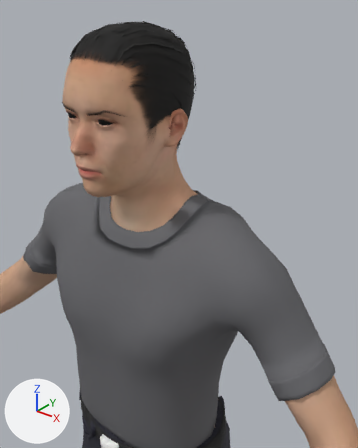
The glTF model src/client/models/person-buzz.glb as it was, and as the next commit left it.
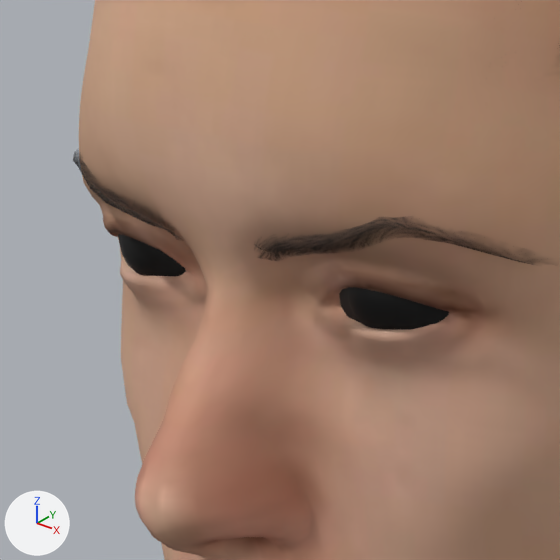
There are two pictures of each version: one from a 50 mm lens placed at (0.541, -0.618, 1.969), pointed at (0.14, -0.116, 1.658), one close up on the part from 14% to 36% of the width and 18% to 35% of the height. Every picture has the same lights, and +X, +Y and +Z are marked at lower left. The first two pictures are the older version. Vertices at exactly the same position are counted once.

Objects in the first close-up: 'buzz.body', 'buzz.eyebrow003', 'buzz.high-poly'.
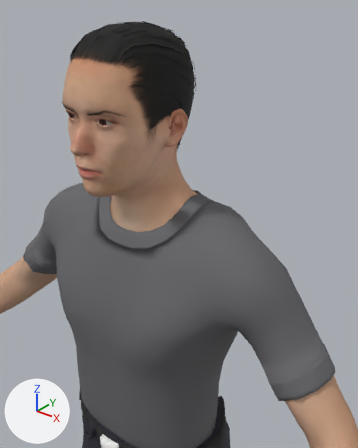
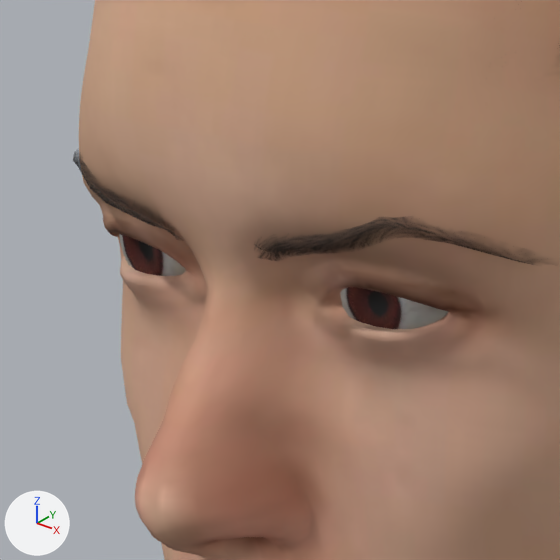
Where the change shows, as pixel boxes (x1, y1, x2, y2) in the close-ups (560 x 560 px):
'buzz.high-poly', reshaped
    before: (118, 234, 449, 330)
    after: (119, 234, 448, 329)
part 1 of me_high_poly, deleted
    before: (339, 287, 449, 330)
part 2 of me_high_poly, deleted
    before: (118, 234, 186, 276)

The change, as a diff of the scene's bpy script:
```diff
--- a/src/client/models/person-buzz.glb.py
+++ b/src/client/models/person-buzz.glb.py
@@ me_high_poly @@
 # used by ob_buzz_high_poly; location = (0.0, 0.0, 0.0165)
-me_high_poly.from_pydata(...)  # 1064 vertices, 2040 faces; spans x -0.0486..0.0486, y -0.1549..-0.1282, z 1.7651..1.7974
+me_high_poly.from_pydata(...)  # 552 vertices, 1060 faces; spans x -0.0481..0.0481, y -0.1526..-0.1284, z 1.7656..1.7969
+# me_high_poly part 1: the loose piece of 256 vertices spanning x 0.0148..0.0486, y -0.1549..-0.1282, z 1.7651..1.7974 is deleted
+# me_high_poly part 2: the loose piece of 256 vertices spanning x -0.0486..-0.0148, y -0.1549..-0.1282, z 1.7651..1.7974 is deleted
 me_high_poly.materials.append(mat_eyes)
```
